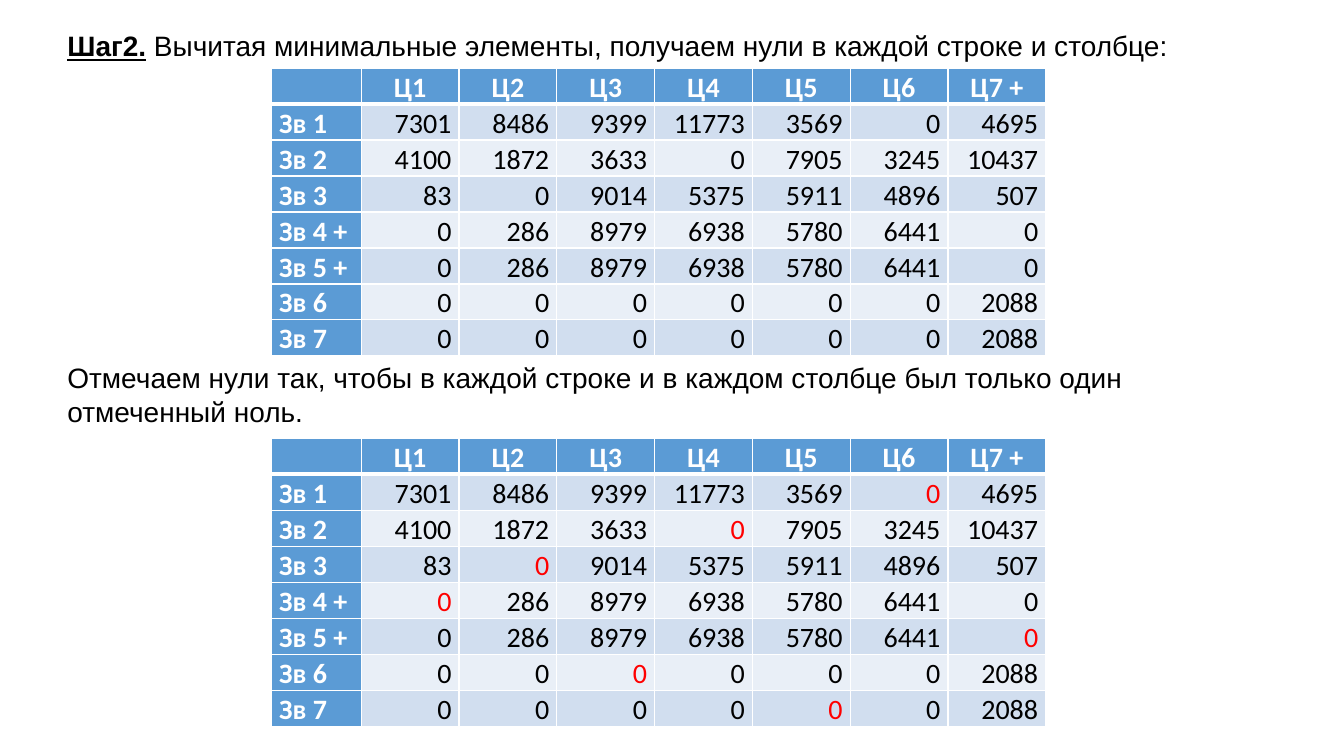
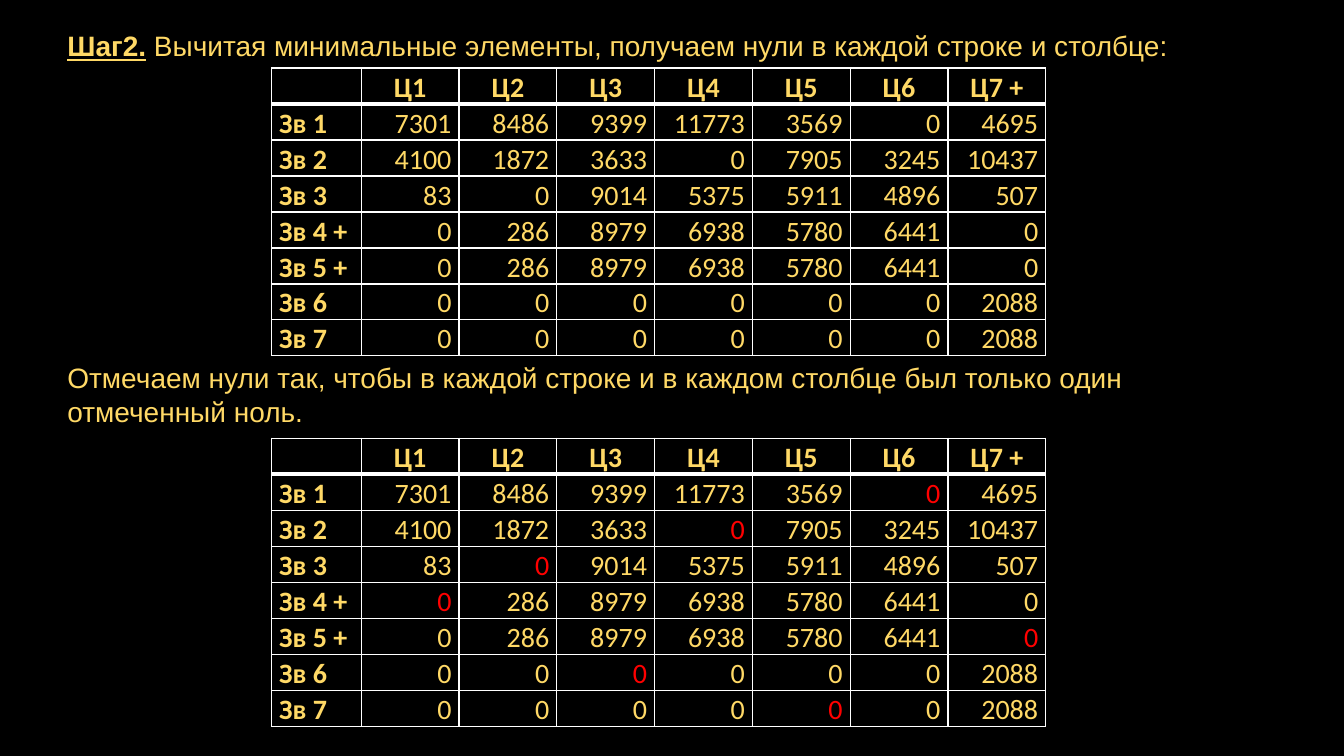
Before and after one commit to solovenko-v/study, a slide deck: slide 10 of Optimization Methods/Презентация Задача о назначениях.pptx. Drawn at 1344x756 pixels with LibreOffice and Linux fonts; fonts in the diff are those of the drawing; background and template pictures are left out. Boxes give left, top, right and bottom in pixels: in the first picture for what was removed or moved away, otherwise in the second. Text is boxed around its words. In the diff, an @@ line names an element or a change of style, - is before the commit and + after.

```diff
--- a/Optimization Methods/Презентация Задача о назначениях.pptx
+++ b/Optimization Methods/Презентация Задача о назначениях.pptx
@@ background #FFFFFF to picture (left out) @@
@@ text "Шаг2. Вычитая минимальные элементы, получаем ..." at <box>67,35,1167,61</box>: text colour #000000 to #FFD966 @@
@@ table at <box>271,68,1046,355</box> @@
@@ fill #5B9BD5 to none in 15 cells @@
@@ fill #D2DEEF to none in 28 cells @@
@@ fill #EAEFF7 to none in 21 cells @@
@@ text colour #FFFFFF to #FFD966 in "Ц1", "Ц2", "Ц3", "Ц4" and 10 more places @@
@@ text colour #000000 to #FFD966 in "7301", "8486", "9399", "11773" and 45 more places @@
@@ text "Отмечаем нули так, чтобы в ..." at <box>67,367,1121,423</box>: text colour #000000 to #FFD966 @@
@@ table at <box>271,439,1046,726</box> @@
@@ fill #5B9BD5 to none in 15 cells @@
@@ fill #D2DEEF to none in 28 cells @@
@@ fill #EAEFF7 to none in 21 cells @@
@@ text colour #FFFFFF to #FFD966 in "Ц1", "Ц2", "Ц3", "Ц4" and 10 more places @@
@@ text colour #000000 to #FFD966 in "7301", "8486", "9399", "11773" and 38 more places @@
```
Also in this commit, not shown: 8 other slides changed, 2 slides added, 2 slides removed, 1 other file.
